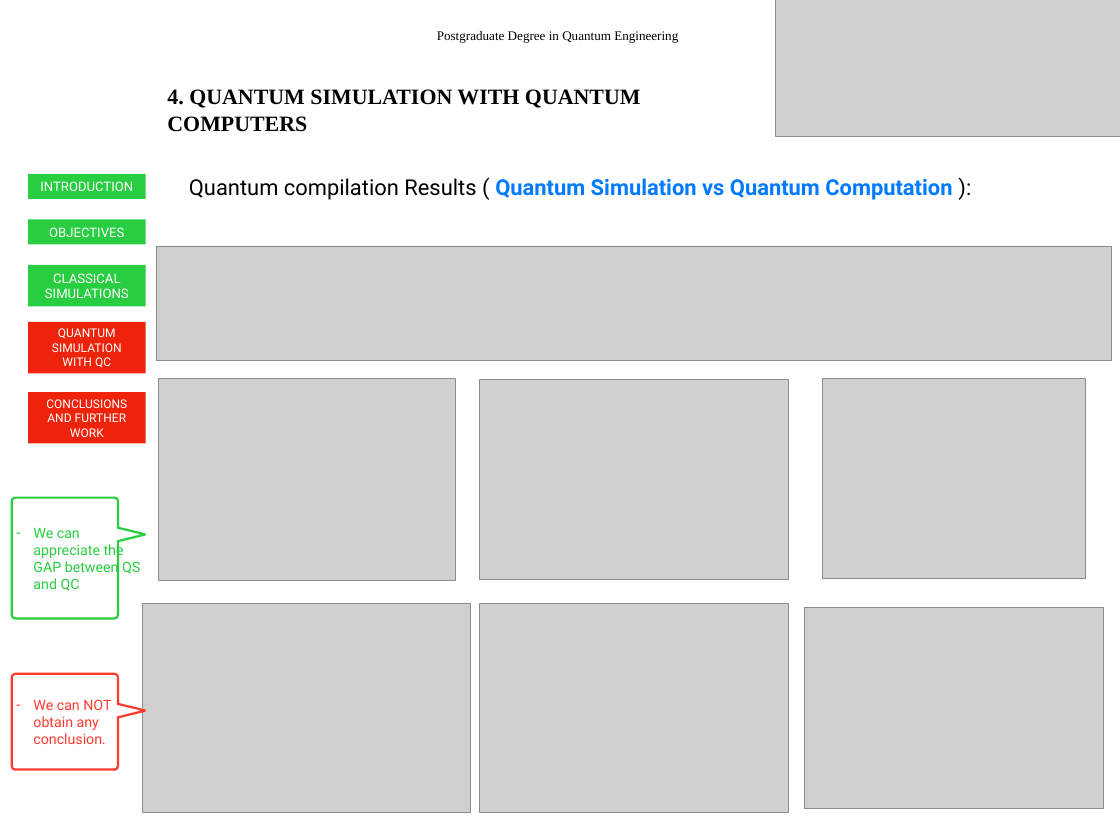
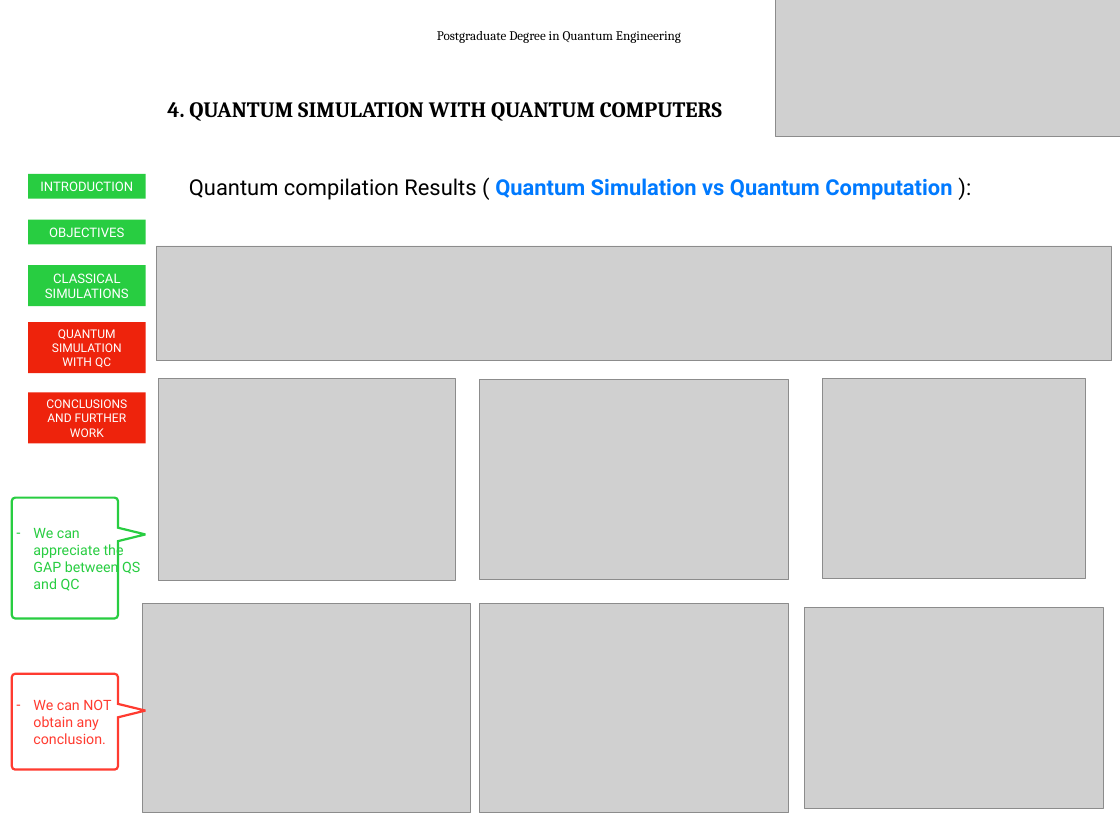
Before and after one commit to inaki-ortizdelandaluce/qubit-communication-simulations, a slide deck: slide 24 of key/SimulationsOfQubitCommunication-slides.pptx. Drawn at 1120x840 pixels with LibreOffice and Linux fonts; fonts in the diff are those of the drawing; grey boxes stand for pictures. Boxes give left, top, right and bottom in pixels: in the first picture for what was removed or moved away, otherwise in the second. Text is boxed around its words. In the diff, an @@ line names an element or a change of style, - is before the commit and + after.

```diff
--- a/key/SimulationsOfQubitCommunication-slides.pptx
+++ b/key/SimulationsOfQubitCommunication-slides.pptx
@@ text "Postgraduate Degree in Quantum Engineering" at box(437, 31, 681, 43): font Times New Roman to Cambria @@
@@ text "4. QUANTUM SIMULATION WITH QUANTUM ..." at box(167, 102, 722, 121): font Times New Roman to Cambria @@
```
Also in this commit, not shown: 31 other slides changed.
